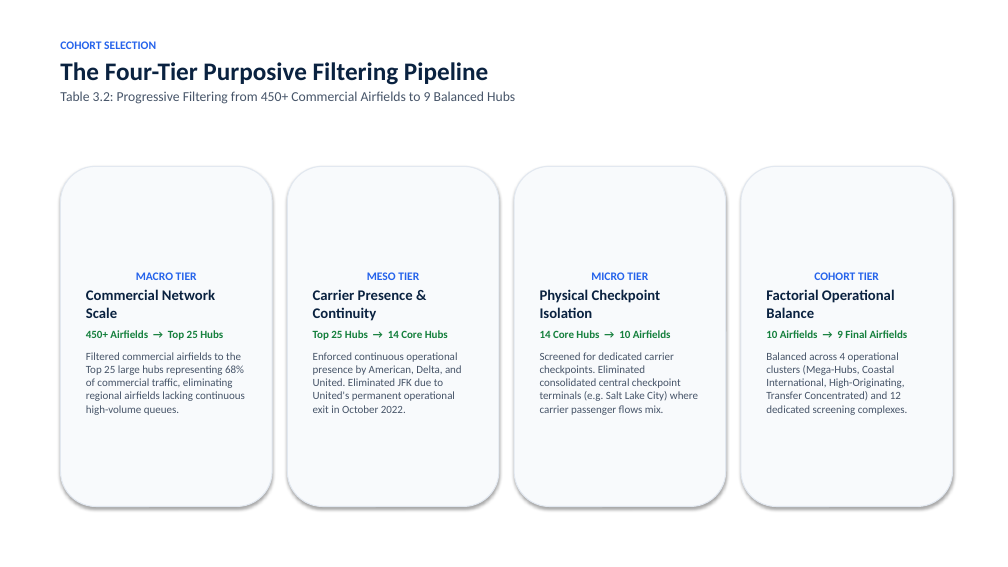
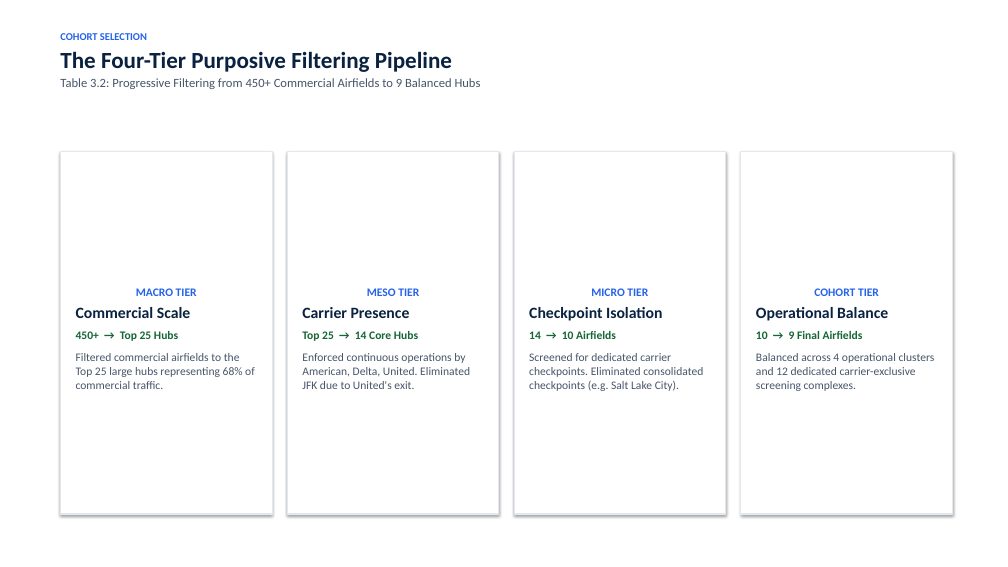
Before and after one commit to leila-gleich/final-thesis, a slide deck: slide 22 of Recommended-Thesis-Defense-Deck.pptx. Drawn at 1008x567 pixels with LibreOffice and Linux fonts; fonts in the diff are those of the drawing. Boxes give left, top, right and bottom in pixels: in the first picture for what was removed or moved away, otherwise in the second. Text is boxed around its words. In the diff, an @@ line names an element or a change of style, - is before the commit and + after.

Commit message:
refactor(presentation): redesign recommended deck with embedded publication figures, SmartArt process flows, and centered formulas

```diff
--- a/Recommended-Thesis-Defense-Deck.pptx
+++ b/Recommended-Thesis-Defense-Deck.pptx
@@ text "COHORT SELECTION" moved from (x1=60, y1=41, x2=515, y2=104) to (x1=60, y1=33, x2=481, y2=89) @@
@@ text "COHORT SELECTION" at (x1=60, y1=33, x2=481, y2=89): size 11 to 10 pt in "COHORT SELECTION"; size 24 to 22 pt in "The Four-Tier Purposive Filtering Pipeline"; size 13 to 12 pt in "Table 3.2: Progressive Filtering from 450+ Commercial ..."; less space between paragraphs @@
@@ rectangle "MACRO TIER" resized from (x1=60, y1=166, x2=272, y2=507) to (x1=60, y1=151, x2=272, y2=514) @@
@@ rectangle "MESO TIER" resized from (x1=287, y1=166, x2=499, y2=507) to (x1=287, y1=151, x2=499, y2=514) @@
@@ rectangle "MICRO TIER" resized from (x1=514, y1=166, x2=726, y2=507) to (x1=514, y1=151, x2=726, y2=514) @@
@@ rounded rectangle to rectangle; fill #F8FAFC to #FFFFFF in 4 elements at (x1=60, y1=151, x2=272, y2=514), (x1=287, y1=151, x2=499, y2=514), (x1=514, y1=151, x2=726, y2=514), (x1=741, y1=151, x2=953, y2=514) @@
@@ rectangle "COHORT TIER" resized from (x1=741, y1=166, x2=953, y2=507) to (x1=741, y1=151, x2=953, y2=514) @@
@@ text in rectangle at (x1=76, y1=307, x2=255, y2=389): text changed; size 10.5 to 11 pt @@
-Commercial Network Scale
-450+ Airfields → Top 25 Hubs
-Filtered commercial airfields to the Top 25 large hubs representing 68% of commercial traffic, eliminating regional airfields lacking continuous high-volume queues.
+Commercial Scale
+450+ → Top 25 Hubs
+Filtered commercial airfields to the Top 25 large hubs representing 68% of commercial traffic.
@@ text in rectangle at (x1=302, y1=307, x2=470, y2=389): text changed; size 10.5 to 11 pt @@
-Carrier Presence & Continuity
-Top 25 Hubs → 14 Core Hubs
-Enforced continuous operational presence by American, Delta, and United. Eliminated JFK due to United's permanent operational exit in October 2022.
+Carrier Presence
+Top 25 → 14 Core Hubs
+Enforced continuous operations by American, Delta, United. Eliminated JFK due to United's exit.
@@ text in rectangle at (x1=529, y1=307, x2=703, y2=391): text changed; size 10.5 to 11 pt @@
-Physical Checkpoint Isolation
-14 Core Hubs → 10 Airfields
-Screened for dedicated carrier checkpoints. Eliminated consolidated central checkpoint terminals (e.g. Salt Lake City) where carrier passenger flows mix.
+Checkpoint Isolation
+14 → 10 Airfields
+Screened for dedicated carrier checkpoints. Eliminated consolidated checkpoints (e.g. Salt Lake City).
@@ text in rectangle at (x1=756, y1=307, x2=935, y2=391): text changed; size 10.5 to 11 pt @@
-Factorial Operational Balance
-10 Airfields → 9 Final Airfields
-Balanced across 4 operational clusters (Mega-Hubs, Coastal International, High-Originating, Transfer Concentrated) and 12 dedicated screening complexes.
+Operational Balance
+10 → 9 Final Airfields
+Balanced across 4 operational clusters and 12 dedicated carrier-exclusive screening complexes.
```
Also in this commit, not shown: 23 other slides changed, 8 slides added, 8 slides removed, 2 other files.
